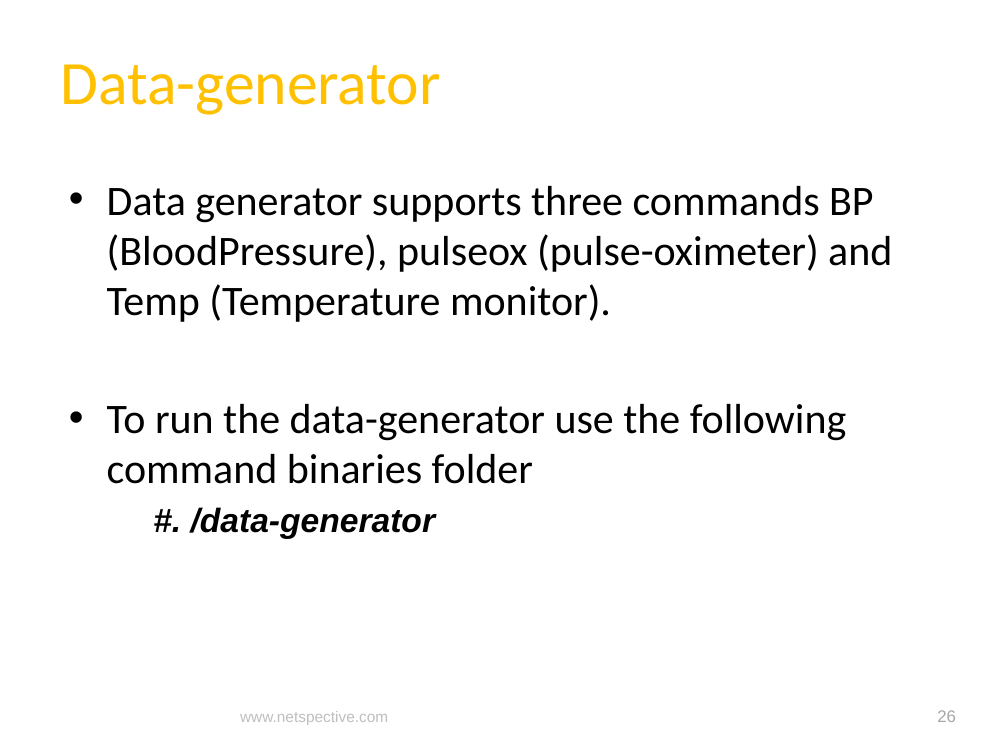
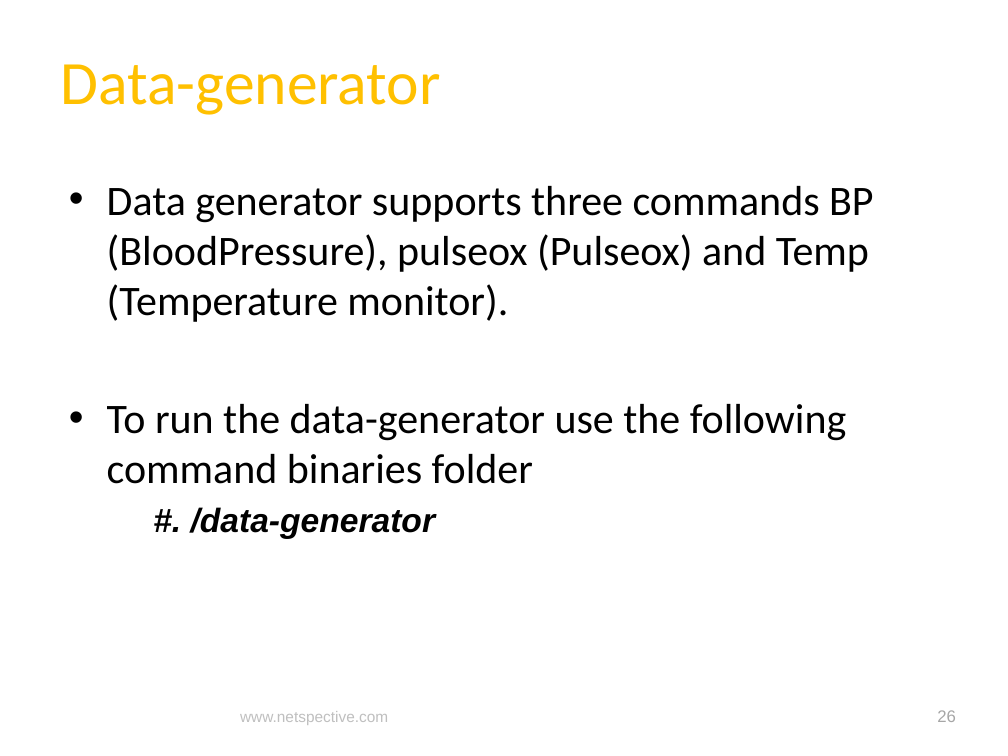
Before and after one commit to netspective/fluent, a slide deck: slide 26 of support/documents/Covidien Gateway Prototype Project Status and Plan.pptx. Drawn at 1008x756 pixels with LibreOffice and Linux fonts; fonts in the diff are those of the drawing; background and template pictures are left out. Boxes give left, top, right and bottom in pixels: in the first picture for what was removed or moved away, otherwise in the second. Text is boxed around its words. In the diff, an @@ line names an element or a change of style, - is before the commit and + after.

```diff
--- a/support/documents/Covidien Gateway Prototype Project Status and Plan.pptx
+++ b/support/documents/Covidien Gateway Prototype Project Status and Plan.pptx
@@ text at (x1=107, y1=186, x2=873, y2=322): text changed @@
-• Data generator supports three commands BP (BloodPressure), pulseox (pulse-oximeter) and Temp (Temperature monitor).
+• Data generator supports three commands BP (BloodPressure), pulseox (Pulseox) and Temp (Temperature monitor).
```
Also in this commit, not shown: 9 other slides changed.
